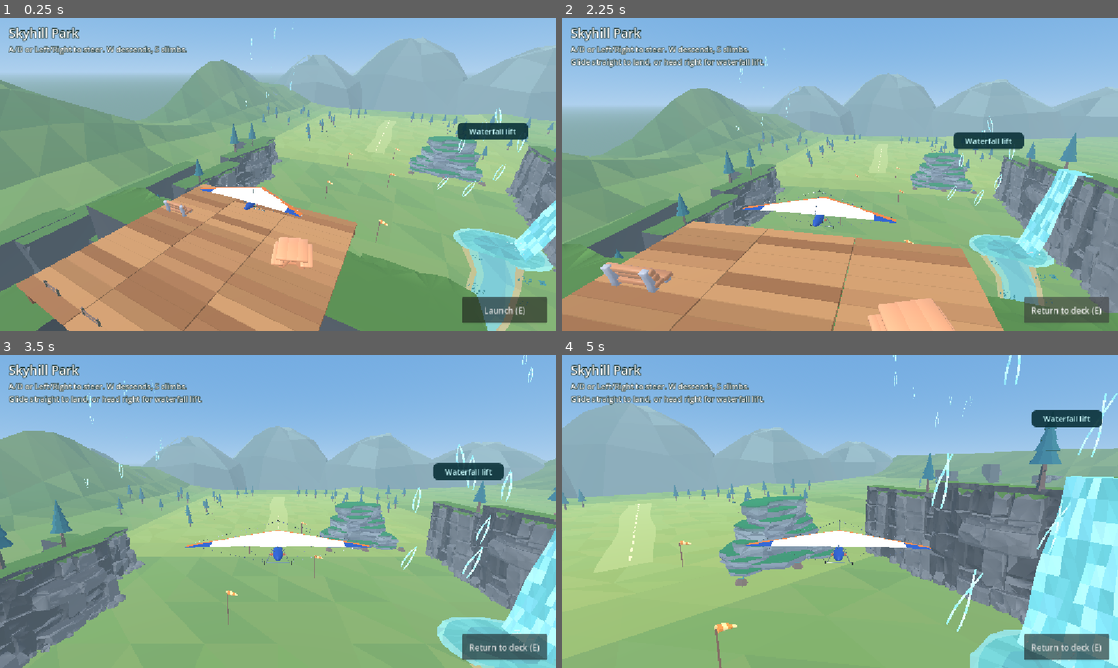
Above: before the commit, frames 1-4 (two rows, left to right).
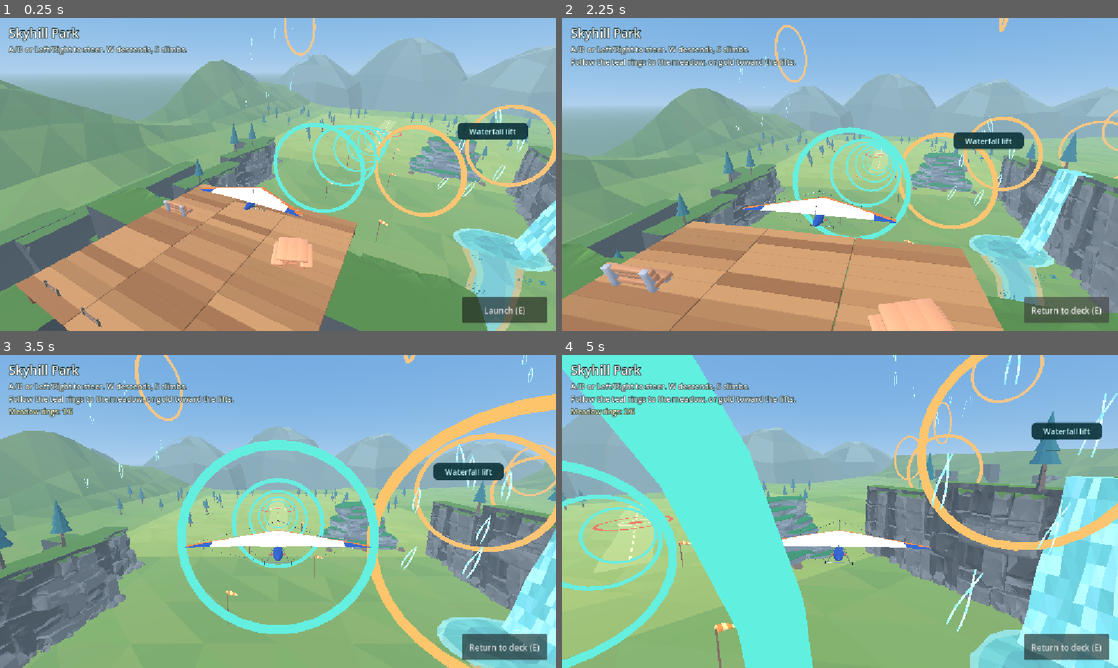
Above: after the commit, the same moments.

Repository: WillowbrookGame/willowbrook
Game: Godot game, scene res://game/skyhill/skyhill.tscn
The game is run twice, just before and just after one commit, with the same random seed, the same clock (stepped at 60 frames per second) and the same inputs. This scene is started directly instead of the project's main scene.
Inputs (mouse positions are in pixels of both pictures, inside the frame that each line leads up to):
- Up to frame 1 (0.25 s): no input
- Up to frame 2 (2.25 s): click "Launch (E)" at 0.5 s; tap Enter at 1.25 s; move the mouse to (962, 158) at 1.27 s; hold Right (ui_right) 1.28-2 s; tap E at 1.35 s; click (962, 158) at 1.42 s; tap Space at 1.52 s; click "Launch (E)" at 2 s
- Up to frame 3 (3.5 s): drag from (166, 527) to (250, 574) at 2.77 s
- Up to frame 4 (5 s): move the mouse to (895, 442) at 3.52 s; hold Right (ui_right) 3.53-4.25 s; tap P at 3.6 s; drag from (812, 574) to (673, 464) at 4.27 s

The runs differ from the first frame. In frame 1, 2.6% of the frame differs, in the area x 49-100%, y 0-64%; in frame 2, 3.9%; in frame 3, 9.3%; in frame 4, 24%, in the area x 0-100%, y 0-100%.

Commit message:
Add optional Skyhill ring trails and touchdown grades

Diff:
--- /dev/null
+++ b/game/skyhill/flight_goals.gd
@@ -0,0 +1,93 @@
+extends Node3D
+## Personal, optional flight goals. No collision, timers, save data, or networking.
+const ROUTE_NAMES := ["Meadow rings", "Ridge rings"]
+const NOTES := [523.25,587.33,659.25,698.46,783.99,880.0,987.77,1046.50]
+const BULLSEYE_RADIUS := 4.0
+const GREAT_RADIUS := 9.0
+@onready var routes := [$MeadowTrail.get_children(), $RidgeTrail.get_children()]
+var next := [0,0]
+var _original_materials: Array[Material] = []
+var _passed_material := StandardMaterial3D.new()
+var _chime := AudioStreamPlayer.new()
+var _tones: Array[AudioStreamWAV] = []
+var landing_text := ""
+
+func _ready() -> void:
+	_passed_material.shading_mode = BaseMaterial3D.SHADING_MODE_UNSHADED
+	_passed_material.albedo_color = Color("#547a88")
+	for rings: Array in routes:
+		var first: MeshInstance3D = rings[0]
+		_original_materials.append(first.material_override)
+	if DisplayServer.get_name() != "headless":
+		for frequency in NOTES:
+			_tones.append(_make_note(float(frequency)))
+		_chime.volume_db = -15.0
+	add_child(_chime)
+
+func reset_flight() -> void:
+	_chime.stop()
+	landing_text = ""
+	for i in routes.size():
+		next[i] = 0
+		for ring: MeshInstance3D in routes[i]:
+			ring.material_override = _original_materials[i]
+
+func progress_line() -> String:
+	var parts: PackedStringArray = []
+	for i in routes.size():
+		if next[i] > 0:
+			var count: int = routes[i].size()
+			parts.append("%s: %s" % [ROUTE_NAMES[i], "complete!" if next[i] == count else "%d/%d" % [next[i],count]])
+	return "  |  ".join(parts)
+
+func step_segment(from: Vector3, to: Vector3) -> bool:
+	var changed := false
+	for i in routes.size():
+		var low_t := 0.0
+		while next[i] < routes[i].size():
+			var ring: MeshInstance3D = routes[i][next[i]]
+			var hit := segment_hit(ring.to_local(from),ring.to_local(to))
+			if hit < low_t:
+				break
+			low_t = hit
+			if next[i] < _tones.size():
+				_chime.stream = _tones[next[i]]
+				_chime.play()
+			ring.material_override = _passed_material
+			next[i] += 1
+			changed = true
+	return changed
+
+# Rings lie in local XZ; normal is local Y. Accept either direction through the
+# clear opening, not skimming the rim or flying alongside its plane.
+static func segment_hit(from: Vector3, to: Vector3) -> float:
+	if is_zero_approx(to.y-from.y) or is_zero_approx(from.y) or from.y*to.y > 0.0:
+		return -1.0
+	var fraction := from.y / (from.y-to.y)
+	var at := from.lerp(to, fraction)
+	return fraction if Vector2(at.x,at.z).length_squared() <= 1.0 else -1.0
+
+func score_touchdown(at: Vector3, target: Vector3) -> void:
+	var offset := Vector2(at.x-target.x,at.z-target.z).length()
+	if offset <= BULLSEYE_RADIUS:
+		landing_text = "Bullseye landing!"
+	elif offset <= GREAT_RADIUS:
+		landing_text = "Great landing!"
+	else:
+		landing_text = "Nice landing!"
+
+func _make_note(frequency: float) -> AudioStreamWAV:
+	const RATE := 22050
+	var pcm := PackedByteArray()
+	var samples := int(RATE * .17)
+	pcm.resize(samples * 2)
+	for i in samples:
+		var t := float(i)/RATE
+		var envelope := minf(1.0,t*170.0)*pow(1.0-float(i)/samples,2.2)
+		var value := sin(TAU*frequency*t)*.65 + sin(TAU*frequency*t*2.0)*.18
+		pcm.encode_s16(i*2,roundi(value*envelope*32767.0))
+	var wav := AudioStreamWAV.new()
+	wav.format = AudioStreamWAV.FORMAT_16_BITS
+	wav.mix_rate = RATE
+	wav.data = pcm
+	return wav
--- /dev/null
+++ b/game/skyhill/flight_goals.tscn
@@ -0,0 +1,136 @@
+[gd_scene format=3]
+
+[ext_resource type="Script" path="res://game/skyhill/flight_goals.gd" id="logic"]
+
+[sub_resource type="StandardMaterial3D" id="Meadow"]
+shading_mode = 0
+albedo_color = Color(0.38, 0.94, 0.88, 1)
+
+[sub_resource type="StandardMaterial3D" id="Ridge"]
+shading_mode = 0
+albedo_color = Color(1, 0.77, 0.40, 1)
+
+[sub_resource type="TorusMesh" id="Hoop"]
+inner_radius = 1
+outer_radius = 1.095
+rings = 32
+ring_segments = 8
+
+[node name="FlightGoals" type="Node3D"]
+script = ExtResource("logic")
+
+[node name="MeadowTrail" type="Node3D" parent="."]
+
+[node name="Ring1" type="MeshInstance3D" parent="MeadowTrail"]
+position = Vector3(0, 21.6, -1)
+rotation_degrees = Vector3(90, 0, 0)
+scale = Vector3(5, 5, 5)
+cast_shadow = 0
+material_override = SubResource("Meadow")
+mesh = SubResource("Hoop")
+
+[node name="Ring2" type="MeshInstance3D" parent="MeadowTrail"]
+position = Vector3(0, 18.7, -16)
+rotation_degrees = Vector3(90, 0, 0)
+scale = Vector3(5, 5, 5)
+cast_shadow = 0
+material_override = SubResource("Meadow")
+mesh = SubResource("Hoop")
+
+[node name="Ring3" type="MeshInstance3D" parent="MeadowTrail"]
+position = Vector3(0, 15.9, -31)
+rotation_degrees = Vector3(90, 0, 0)
+scale = Vector3(5, 5, 5)
+cast_shadow = 0
+material_override = SubResource("Meadow")
+mesh = SubResource("Hoop")
+
+[node name="Ring4" type="MeshInstance3D" parent="MeadowTrail"]
+position = Vector3(0, 12.8, -47)
+rotation_degrees = Vector3(90, 0, 0)
+scale = Vector3(5, 5, 5)
+cast_shadow = 0
+material_override = SubResource("Meadow")
+mesh = SubResource("Hoop")
+
+[node name="Ring5" type="MeshInstance3D" parent="MeadowTrail"]
+position = Vector3(0, 9.65, -64)
+rotation_degrees = Vector3(90, 0, 0)
+scale = Vector3(4.7, 4.7, 4.7)
+cast_shadow = 0
+material_override = SubResource("Meadow")
+mesh = SubResource("Hoop")
+
+[node name="Ring6" type="MeshInstance3D" parent="MeadowTrail"]
+position = Vector3(0, 6.4, -81)
+rotation_degrees = Vector3(90, 0, 0)
+scale = Vector3(4.3, 4.3, 4.3)
+cast_shadow = 0
+material_override = SubResource("Meadow")
+mesh = SubResource("Hoop")
+
+[node name="RidgeTrail" type="Node3D" parent="."]
+
+[node name="Ring1" type="MeshInstance3D" parent="RidgeTrail"]
+position = Vector3(10.5, 19, -13)
+rotation_degrees = Vector3(90, -33, 0)
+scale = Vector3(6, 6, 6)
+cast_shadow = 0
+material_override = SubResource("Ridge")
+mesh = SubResource("Hoop")
+
+[node name="Ring2" type="MeshInstance3D" parent="RidgeTrail"]
+position = Vector3(26, 19, -35)
+rotation_degrees = Vector3(90, -50, 0)
+scale = Vector3(7, 7, 7)
+cast_shadow = 0
+material_override = SubResource("Ridge")
+mesh = SubResource("Hoop")
+
+[node name="Ring3" type="MeshInstance3D" parent="RidgeTrail"]
+position = Vector3(62, 16, -61)
+rotation_degrees = Vector3(90, -54, 0)
+scale = Vector3(8, 8, 8)
+cast_shadow = 0
+material_override = SubResource("Ridge")
+mesh = SubResource("Hoop")
+
+[node name="Ring4" type="MeshInstance3D" parent="RidgeTrail"]
+position = Vector3(99, 20, -98)
+rotation_degrees = Vector3(90, -4, 0)
+scale = Vector3(9, 9, 9)
+cast_shadow = 0
+material_override = SubResource("Ridge")
+mesh = SubResource("Hoop")
+
+[node name="Ring5" type="MeshInstance3D" parent="RidgeTrail"]
+position = Vector3(134, 39, -103)
+rotation_degrees = Vector3(90, 186, 0)
+scale = Vector3(10, 10, 10)
+cast_shadow = 0
+material_override = SubResource("Ridge")
+mesh = SubResource("Hoop")
+
+[node name="Ring6" type="MeshInstance3D" parent="RidgeTrail"]
+position = Vector3(121, 54, -71)
+rotation_degrees = Vector3(90, 117, 0)
+scale = Vector3(11, 11, 11)
+cast_shadow = 0
+material_override = SubResource("Ridge")
+mesh = SubResource("Hoop")
+
+[node name="Ring7" type="MeshInstance3D" parent="RidgeTrail"]
+position = Vector3(41, 67, -85)
+rotation_degrees = Vector3(90, 76, 0)
+scale = Vector3(12, 12, 12)
+cast_shadow = 0
+material_override = SubResource("Ridge")
+mesh = SubResource("Hoop")
+
+[node name="Ring8" type="MeshInstance3D" parent="RidgeTrail"]
+position = Vector3(-46, 53, -107)
+rotation_degrees = Vector3(90, 76, 0)
+scale = Vector3(12, 12, 12)
+cast_shadow = 0
+material_override = SubResource("Ridge")
+mesh = SubResource("Hoop")
--- /dev/null
+++ b/game/skyhill/landing_target.tscn
@@ -0,0 +1,50 @@
+[gd_scene format=3]
+
+[sub_resource type="StandardMaterial3D" id="White"]
+shading_mode = 0
+albedo_color = Color(1, 0.96, 0.79, 1)
+
+[sub_resource type="StandardMaterial3D" id="Coral"]
+shading_mode = 0
+albedo_color = Color(0.97, 0.38, 0.24, 1)
+
+[sub_resource type="CylinderMesh" id="Center"]
+top_radius = 1.8
+bottom_radius = 1.8
+height = 0.018
+radial_segments = 32
+rings = 1
+
+[sub_resource type="TorusMesh" id="Inner"]
+inner_radius = 3.7
+outer_radius = 4.3
+rings = 32
+ring_segments = 8
+
+[sub_resource type="TorusMesh" id="Middle"]
+inner_radius = 8.5
+outer_radius = 9.5
+rings = 32
+ring_segments = 8
+
+[node name="LandingTarget" type="Marker3D"]
+
+[node name="Center" type="MeshInstance3D" parent="."]
+position = Vector3(0, 0.028, 0)
+cast_shadow = 0
+material_override = SubResource("Coral")
+mesh = SubResource("Center")
+
+[node name="BullseyeBand" type="MeshInstance3D" parent="."]
+position = Vector3(0, 0.035, 0)
+scale = Vector3(1, 0.065, 1)
+cast_shadow = 0
+material_override = SubResource("White")
+mesh = SubResource("Inner")
+
+[node name="OuterBand" type="MeshInstance3D" parent="."]
+position = Vector3(0, 0.04, 0)
+scale = Vector3(1, 0.065, 1)
+cast_shadow = 0
+material_override = SubResource("Coral")
+mesh = SubResource("Middle")
--- a/game/skyhill/skyhill.gd
+++ b/game/skyhill/skyhill.gd
@@ -1,6 +1,7 @@
 extends Node3D
 ## Standalone first-flight prototype. Open skyhill.tscn and run current scene.
 
+const GOALS := preload("res://game/skyhill/flight_goals.gd")
 const WIND := preload("res://game/skyhill/wind_field.gd")
 const FLIGHT := preload("res://game/skyhill/flight_model.gd")
 const AVATARS := preload("res://game/avatars/catalog.gd")
@@ -17,7 +18,7 @@
 const CLIMB_ABOVE_LAUNCH := 4.0
 const KEY_HINT := "A/D or Left/Right to steer. W descends, S climbs."
 const TOUCH_HINT := "Drag left/right to steer, up to descend, down to climb."
-const ROUTE_HINT := "\nGlide straight to land, or head right for waterfall lift."
+const ROUTE_HINT := "\nFollow the teal rings to the meadow, or gold toward the lifts."
 
 @onready var launch: Marker3D = $Course/Launch
 @onready var meadow: Marker3D = $Course/MeadowCenter
@@ -26,6 +27,9 @@
 @onready var ridge_lift: WIND = $Course/RidgeLift
 @onready var west_lift: WIND = $Course/WestLift
 @onready var _wind_fields: Array[WIND] = [lift_zone, ridge_lift, west_lift]
+@onready var goals: GOALS = $Course/FlightGoals
+@onready var landing_target: Marker3D = $Course/MeadowCenter/LandingTarget
+@onready var goal_status: Label = $HUD/Top/GoalStatus
 @onready var flight_boundary: CollisionShape3D = $Course/FlightBounds/HorizontalBounds
 @onready var glider: Node3D = $Glider
 @onready var camera: Camera3D = $Camera3D
@@ -298,6 +302,8 @@
 		push_error("Couldn't return to Town: %s" % error_string(result))
 
 func _on_deck() -> void:
+	goals.reset_flight()
+	goal_status.hide()
 	_last_lift = null
 	state = State.DECK
 	flight.reset(launch.global_position, launch.global_rotation.y)
@@ -310,6 +316,8 @@
 		_refresh_deck_hud()
 
 func _launch() -> void:
+	goals.reset_flight()
+	goal_status.hide()
 	state = State.FLYING
 	_last_lift = null
 	walker.set_walking(false)
@@ -320,6 +328,7 @@
 func _land(where: Vector3) -> void:
 	state = State.LANDING
 	var touchdown := Vector3(where.x, meadow.global_position.y + GROUND_CLEARANCE, where.z)
+	goals.score_touchdown(touchdown, landing_target.global_position)
 	var direction := Vector3.FORWARD.rotated(Vector3.UP, flight.heading)
 	var distance := flight.speed * FLIGHT.RUNOUT_TIME * 0.5
 	# Leave room at the edge even when landing diagonally across the meadow.
@@ -341,6 +350,7 @@
 
 func _crash(at_rest: Vector3, message: String, normal := Vector3.UP) -> void:
 	state = State.CRASHED
+	goal_status.hide()
 	_crash_elapsed = 0.0
 	_crash_rotation = Vector3(flight.pitch, flight.heading, flight.bank)
 	_crash_side = -1.0 if flight.bank < 0.0 else 1.0
@@ -422,7 +432,7 @@
 		_glider_pose()
 		if stopped:
 			state = State.MEADOW
-			_set_hud("Nice landing! Ready for another flight?", "Ride back up (E)")
+			_set_hud(goals.landing_text + " Ready for another flight?", "Ride back up (E)")
 		return
 	if state != State.FLYING:
 		return
@@ -464,7 +474,9 @@
 			match contact:
 				FLIGHT.Touchdown.HARD: _crash(touchdown, "Hard landing! Ease off the dive before touching down.")
 				FLIGHT.Touchdown.TILTED: _crash(touchdown, "Wingtip down! Level the glider before touching down.")
-				_: _land(touchdown)
+				_:
+					_track_goals(prev, touchdown)
+					_land(touchdown)
 			return
 	if pole_fraction >= 0.0 and pole_fraction <= solid_fraction:
 		_crash(prev.lerp(next, pole_fraction), "Windsock hit! Give the poles a little room.", (prev - next).normalized())
@@ -477,7 +489,13 @@
 		_on_deck()
 		prompt.text = "Back at the deck. Follow the windsocks for an easy flight."
 		return
+	_track_goals(prev, next)
 	_glider_pose()
+
+func _track_goals(from: Vector3, to: Vector3) -> void:
+	if goals.step_segment(from, to):
+		goal_status.text = goals.progress_line()
+		goal_status.show()
 
 func _pole_wing_contact(space: PhysicsDirectSpaceState3D, from: Vector3, to: Vector3, old_rotation: Vector3) -> float:
 	# Check the narrow spar as well as the center ray, so a low wing can hit a pole.
@@ -555,7 +573,7 @@
 	if guide.size != guide_size:
 		guide.size = guide_size
 	var x := clampf(projected.x - guide.size.x * 0.5, outer, maxf(outer, screen.x - guide.size.x - outer))
-	var top := prompt.get_global_rect().end.y + 12.0
+	var top := (goal_status if goal_status.visible else prompt).get_global_rect().end.y + 12.0
 	var controls_top := minf(stick.position.y, action.position.y)
 	if town_return.visible:
 		controls_top = minf(controls_top, town_return.position.y)
--- a/game/skyhill/skyhill.tscn
+++ b/game/skyhill/skyhill.tscn
@@ -33,6 +33,8 @@
 
 [ext_resource type="PackedScene" path="res://game/skyhill/east_basin.tscn" id="east_basin"]
 [ext_resource type="Script" path="res://game/skyhill/wind_field.gd" id="wind"]
+[ext_resource type="PackedScene" path="res://game/skyhill/flight_goals.tscn" id="goals"]
+[ext_resource type="PackedScene" path="res://game/skyhill/landing_target.tscn" id="target"]
 
 [sub_resource type="BoxShape3D" id="FlightBounds"]
 size = Vector3(343, 1, 280)
@@ -107,6 +109,8 @@
 [node name="MeadowCenter" type="Marker3D" parent="Course"]
 position = Vector3(0, 0, -125)
 
+[node name="LandingTarget" parent="Course/MeadowCenter" instance=ExtResource("target")]
+
 [node name="LandingArea" type="Area3D" parent="Course/MeadowCenter"]
 collision_layer = 0
 collision_mask = 0
@@ -115,6 +119,8 @@
 
 [node name="LandingBounds" type="CollisionShape3D" parent="Course/MeadowCenter/LandingArea"]
 shape = SubResource("Landing")
+
+[node name="FlightGoals" parent="Course" instance=ExtResource("goals")]
 
 [node name="WaterfallLift" type="Marker3D" parent="Course" node_paths=PackedStringArray("ribbons")]
 position = Vector3(23, 15, -33)
@@ -870,6 +876,14 @@
 theme_override_constants/outline_size = 5
 theme_override_font_sizes/font_size = 16
 text = "A/D or Left/Right to steer. W descends, S climbs."
+autowrap_mode = 3
+
+[node name="GoalStatus" type="Label" parent="HUD/Top"]
+visible = false
+theme_override_colors/font_color = Color(1, 0.96, 0.77, 1)
+theme_override_colors/font_outline_color = Color(0.09, 0.19, 0.18, 1)
+theme_override_constants/outline_size = 5
+theme_override_font_sizes/font_size = 15
 autowrap_mode = 3
 
 [node name="WaterfallGuide" type="PanelContainer" parent="HUD"]
--- /dev/null
+++ b/game/skyhill/test_skyhill_goals.gd
@@ -0,0 +1,63 @@
+extends SceneTree
+
+const SCENE := preload("res://game/skyhill/skyhill.tscn")
+const GOALS := preload("res://game/skyhill/flight_goals.gd")
+const DT := 1.0/60.0
+var failures := 0
+
+func _initialize() -> void:
+	call_deferred("_run")
+
+func check(ok: bool, message: String) -> void:
+	if not ok:
+		failures += 1
+		push_error(message)
+
+func _run() -> void:
+	var level := SCENE.instantiate()
+	root.add_child(level)
+	level.set_physics_process(false)
+	await physics_frame
+	await physics_frame
+	var goals: GOALS = level.goals
+	check(GOALS.segment_hit(Vector3(0,12,0),Vector3(0,-4,0)) == .75,"Swept crossing should hit even when neither endpoint is near the ring")
+	check(GOALS.segment_hit(Vector3(1.1,2,0),Vector3(1.1,-2,0)) < 0,"Missing the opening does not count")
+	check(GOALS.segment_hit(Vector3(-1,0,0),Vector3(1,0,0)) < 0,"Parallel movement in the plane is not a pass")
+	check(GOALS.segment_hit(Vector3(0,1,0),Vector3.ZERO) == 1.0 and GOALS.segment_hit(Vector3.ZERO,Vector3(0,-1,0)) < 0,"Consecutive frames count a shared endpoint only once")
+	var late: Node3D = goals.routes[0][2]
+	check(not goals.step_segment(late.global_position+Vector3.BACK, late.global_position+Vector3.FORWARD),"Skipping a ring does not skip the sequence")
+	check(goals.find_children("*","CollisionObject3D",true,false).is_empty() and level.landing_target.find_children("*","CollisionObject3D",true,false).is_empty(),"Goals must not participate in collision")
+	level._launch()
+	for _i in 1200:
+		if level.state == level.State.MEADOW:
+			break
+		level.step_flight(DT,0.0)
+	check(level.state == level.State.MEADOW and goals.next[0] == goals.routes[0].size() and goals.next[1] == 0, "Original hands-off meadow flight should finish only the teal trail; " + goals.progress_line())
+	check(level.goal_status.text.contains("Meadow rings: complete!"),"Completed trail remains visible at landing")
+	level._on_deck()
+	check(goals.next == [0,0] and not level.goal_status.visible and goals.landing_text.is_empty(),"Return clears all goal state")
+	var center: Vector3 = level.landing_target.global_position
+	for case in [[4.0,"Bullseye landing!"],[4.1,"Great landing!"],[9.0,"Great landing!"],[9.1,"Nice landing!"]]:
+		goals.score_touchdown(center+Vector3.RIGHT*float(case[0])+Vector3.UP*.85,center)
+		check(goals.landing_text==case[1],"Incorrect touchdown grade at %s meters" % case[0])
+	level._launch()
+	level.flight.heading = -PI*.5
+	level._land(center+Vector3.RIGHT*3.8)
+	for _i in 120:
+		level.step_flight(DT,0)
+	check(level.flight.position.x > center.x+9.0 and level.prompt.text.begins_with("Bullseye landing!"),"Grade must remain based on first contact, not the endpoint of the coast")
+	level._launch()
+	level._crash(center,"Crash test")
+	check(goals.landing_text.is_empty() and not level.goal_status.visible,"A crash cannot be graded as a landing")
+	# Two simultaneous game scenes use the same assets but cannot complete one another's goals.
+	var second := SCENE.instantiate()
+	root.add_child(second)
+	second.set_physics_process(false)
+	var ring: Node3D = goals.routes[0][0]
+	goals.step_segment(ring.to_global(Vector3(0,1,0)),ring.to_global(Vector3(0,-1,0)))
+	check(goals.next[0]==1 and second.goals.next==[0,0],"Progress belongs to the local flight")
+	second.free()
+	level.free()
+	if failures==0:
+		print("PASS Skyhill goals: swept ordered passes, personal progress, original meadow route, touchdown not runout, reset and crash isolation")
+	quit(0 if failures==0 else 1)
--- a/game/skyhill/test_skyhill_scenic_loop.gd
+++ b/game/skyhill/test_skyhill_scenic_loop.gd
@@ -35,6 +35,8 @@
 				break
 			if not _seek(west.global_position, 20.0, 24.0, INF):
 				break
+			if lap == 0:
+				_check(level.goals.next[1] == level.goals.routes[1].size(), "The linked ridge flight should complete the full ridge ring trail (%s)" % level.goals.progress_line())
 			if lap == 3:
 				_check(elapsed >= 60.0,"Linked circuits should pass one minute in the air")
 				if _climb_and_align(west, 19.0, 50.0, meadow.global_position, 22.0):
Not shown, changed: game/skyhill/EDITING.md
